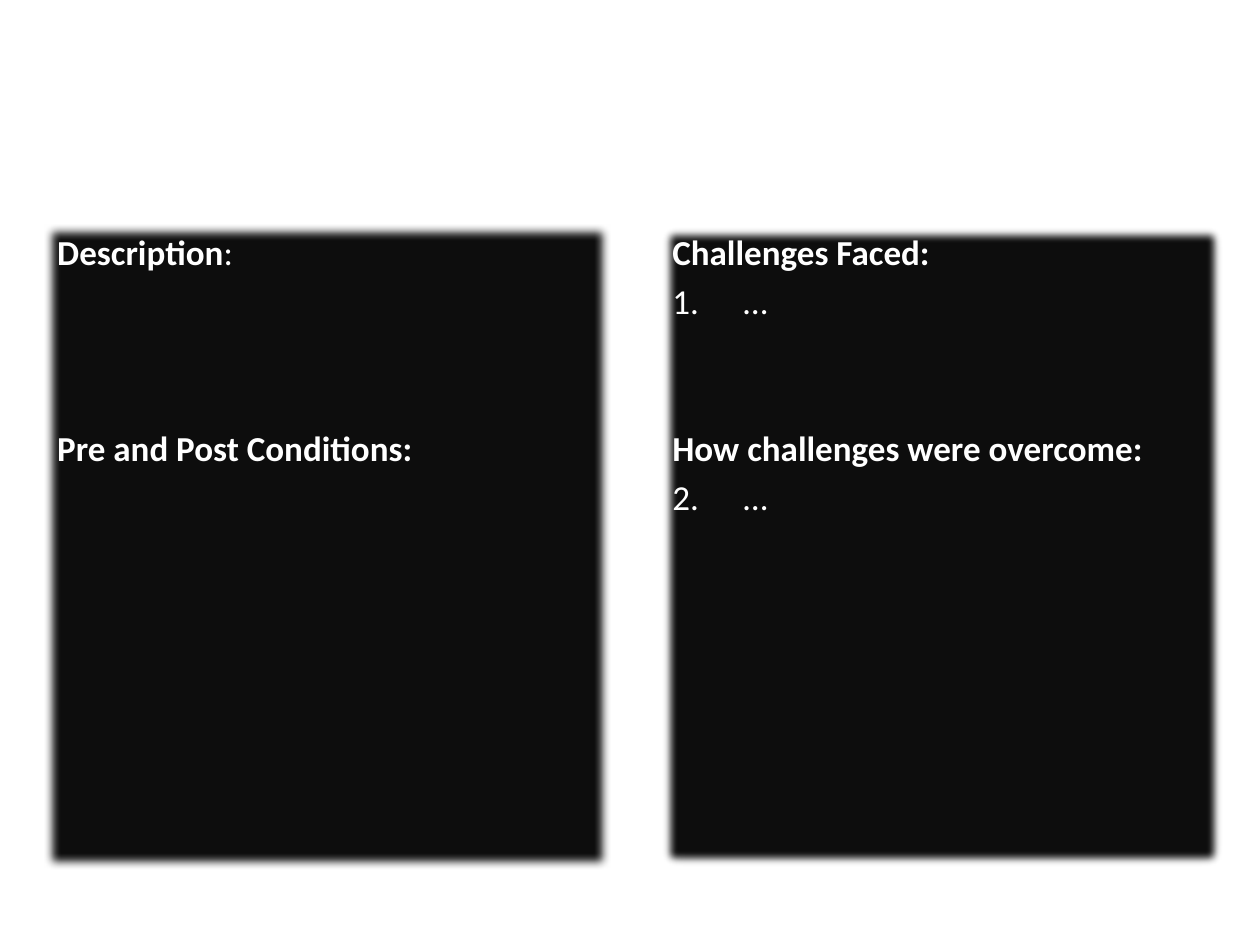
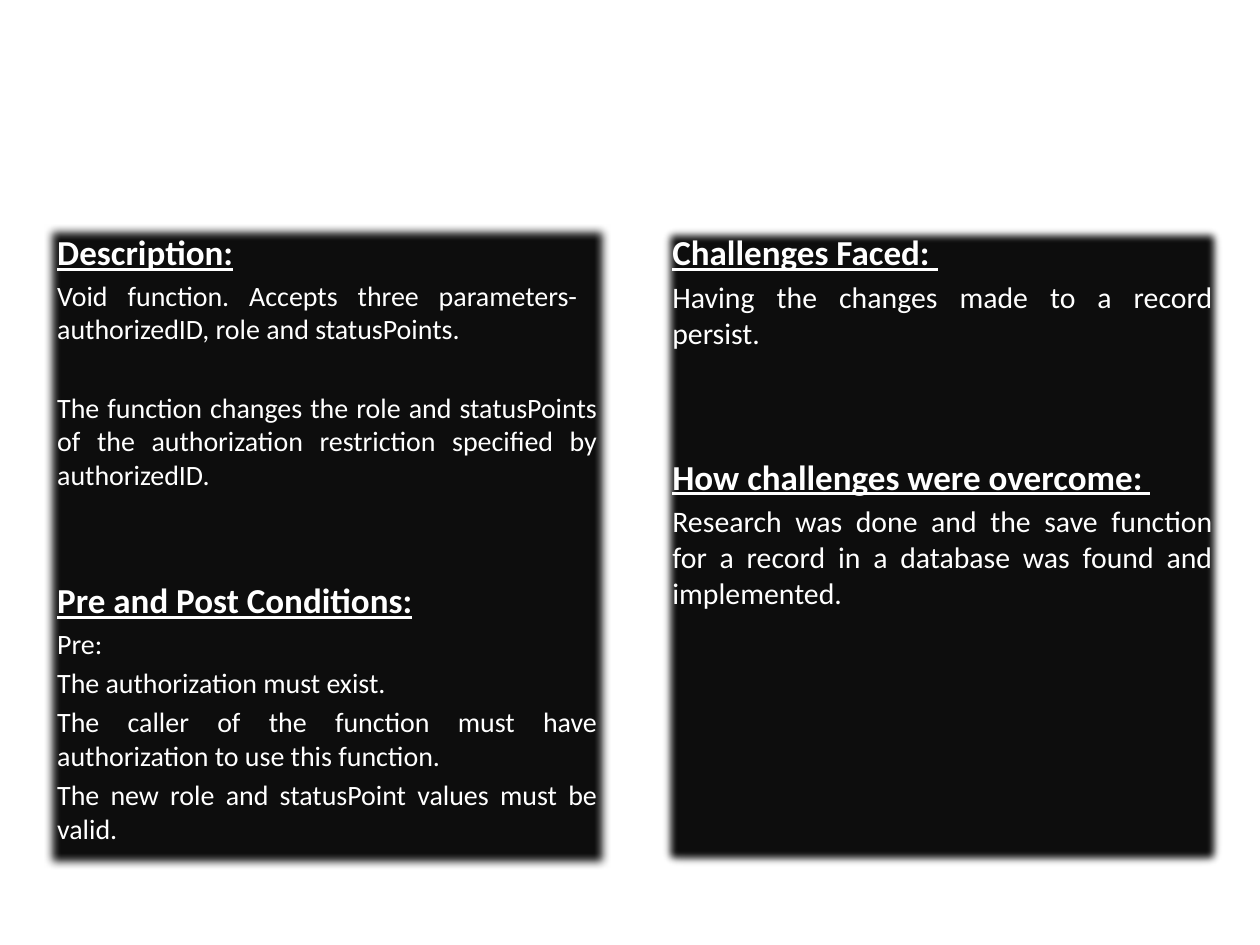
Before and after one commit to BuzzSpaceB/Authorization, a slide deck: slide 7 of Authentication - B.pptx. Drawn at 1260x945 pixels with LibreOffice and Linux fonts; fonts in the diff are those of the drawing; background and template pictures are left out. Boxes give left, top, right and bottom in pixels: in the first picture for what was removed or moved away, otherwise in the second. Text is boxed around its words. In the diff, an @@ line names an element or a change of style, - is before the commit and + after.

```diff
--- a/Authentication - B.pptx
+++ b/Authentication - B.pptx
@@ text at <box>57,236,412,619</box>: bold on in "Description:"; underline on in "Description:", "Pre and Post Conditions:" @@
@@ text at <box>672,236,1143,499</box>: underline on in "Challenges Faced:", "How challenges were overcome:" @@
@@ text at <box>57,286,597,486</box>: paragraphs added @@
+Void function. Accepts three parameters- authorizedID, role and statusPoints.
+The function changes the role and statusPoints of the authorization restriction specified by authorizedID.
@@ text at <box>672,283,1213,351</box>: text changed; size 20 to 17 pt @@
-1. …
+Having the changes made to a record persist.
@@ text at <box>672,508,1213,611</box>: text changed; size 20 to 17 pt @@
-1. …
+Research was done and the save function for a record in a database was found and implemented.
@@ text at <box>57,636,597,839</box>: paragraphs added @@
+Pre:
+The authorization must exist.
+The caller of the function must have authorization to use this function.
+The new role and statusPoint values must be valid.
+Post:
+The role and statusPoints must be altered accordingly.
```
Also in this commit, not shown: 4 other slides changed.
